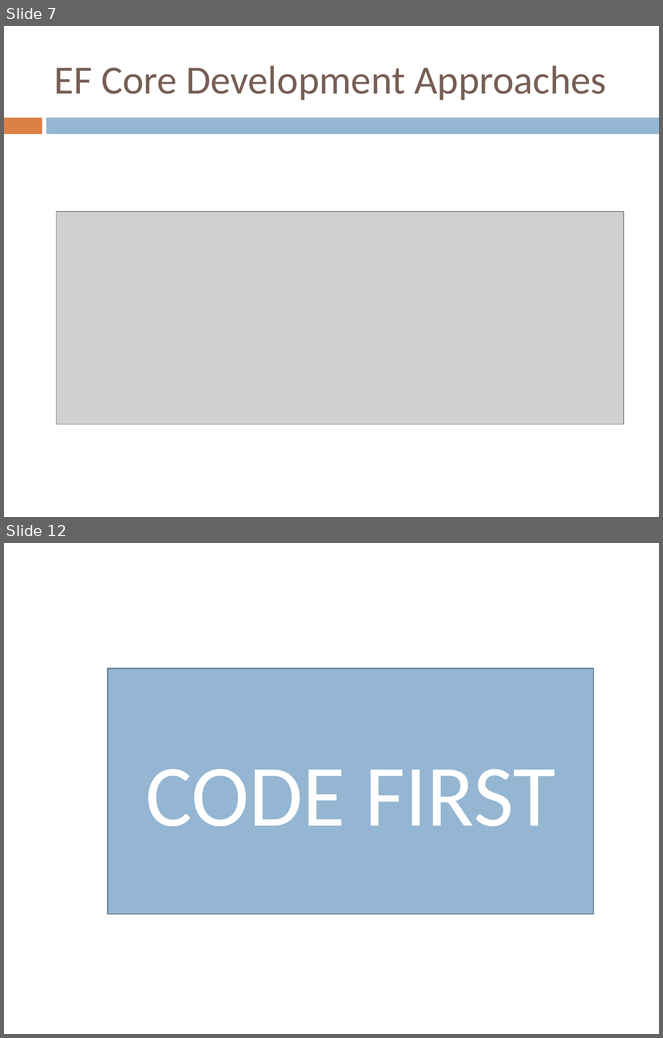
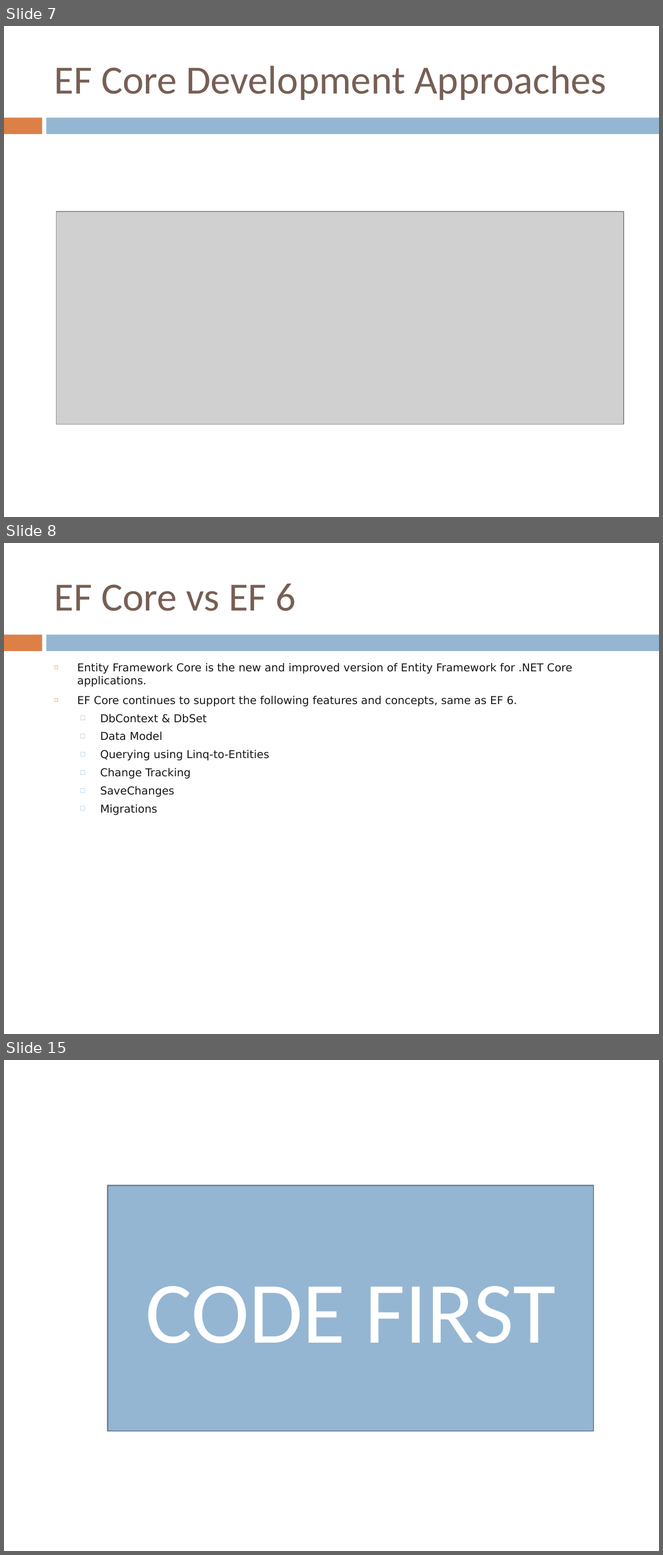
Before and after one commit to ADMDOTNETANGULAR/adm-dotnet-angular, a slide deck: Week-5/EnityFramework_Core.pptx. Shown one above the other, each under a label of ours: slides 7 and 12 before the commit, slides 7, 8 and 15 after it; the slides between them are not shown. The pictures are 663x1038 and 663x1555 pixels, drawn with LibreOffice and Linux fonts; fonts in the diff are those of the drawing; grey boxes stand for pictures. Boxes give left, top, right and bottom in pixels: in the first picture for what was removed or moved away, otherwise in the second. Text is boxed around its words. In the diff, an @@ line names an element or a change of style, - is before the commit and + after.

```diff
--- a/Week-5/EnityFramework_Core.pptx
+++ b/Week-5/EnityFramework_Core.pptx
@@ slide 8 added at <box>4,543,659,1034</box>, background #FFFFFF; not listed: 2 template elements that a slide beside it also shows @@
@@ title added at <box>54,584,296,611</box>, 44 pt, text #775F55 @@
+EF Core vs EF 6
@@ text added at <box>77,663,573,815</box>, 12 pt, text #181717 @@
+◻ Entity Framework Core is the new and improved version of Entity Framework for .NET Core applications.
+◻ EF Core continues to support the following features and concepts, same as EF 6.
+  □ DbContext & DbSet
+  □ Data Model
+  □ Querying using Linq-to-Entities
+  □ Change Tracking
+  □ SaveChanges
+  □ Migrations
@@ what was slide 12 is now slide 15 @@
```
Also in this commit, not shown: 8 slides changed, 6 other slides added, 10 other files.
